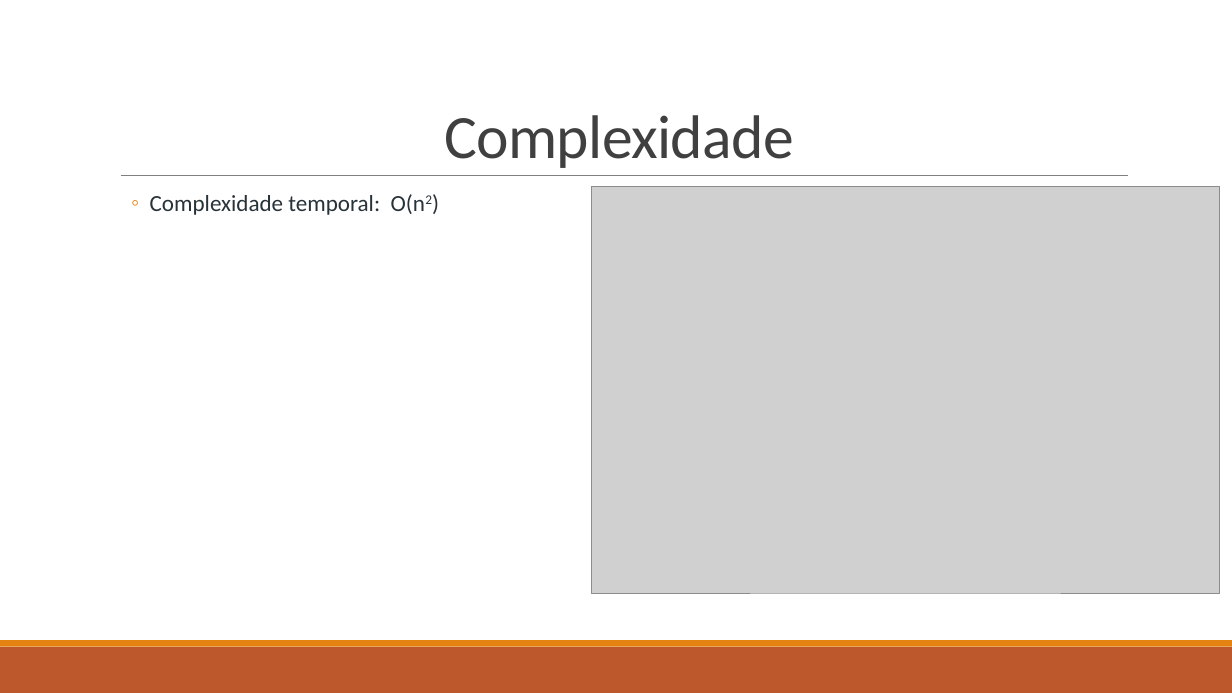
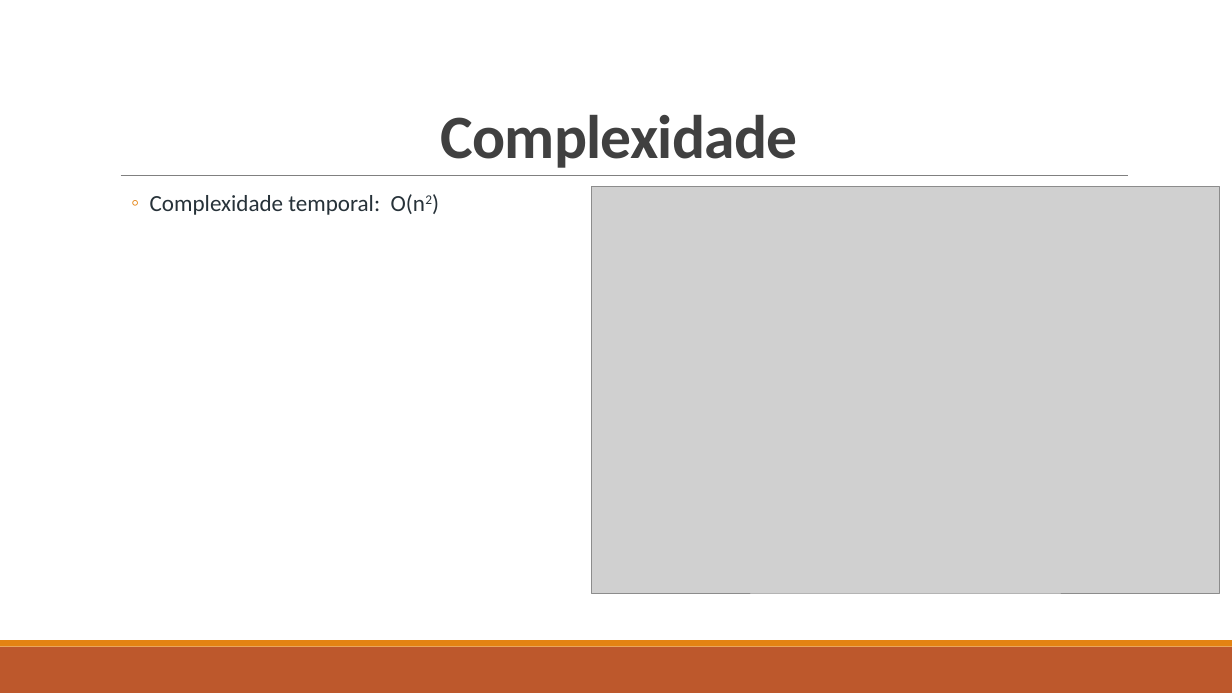
Before and after one commit to Miggs7/DA-Proj-22, a slide deck: slide 5 of Presentation/Logística Urbana para Entrega de Mercadorias.pptx. Drawn at 1232x693 pixels with LibreOffice and Linux fonts; fonts in the diff are those of the drawing; grey boxes stand for pictures. Boxes give left, top, right and bottom in pixels: in the first picture for what was removed or moved away, otherwise in the second. Text is boxed around its words. In the diff, an @@ line names an element or a change of style, - is before the commit and + after.

```diff
--- a/Presentation/Logística Urbana para Entrega de Mercadorias.pptx
+++ b/Presentation/Logística Urbana para Entrega de Mercadorias.pptx
@@ title "Complexidade" at (440,115,798,168): bold on @@
```
Also in this commit, not shown: 5 other slides changed.
